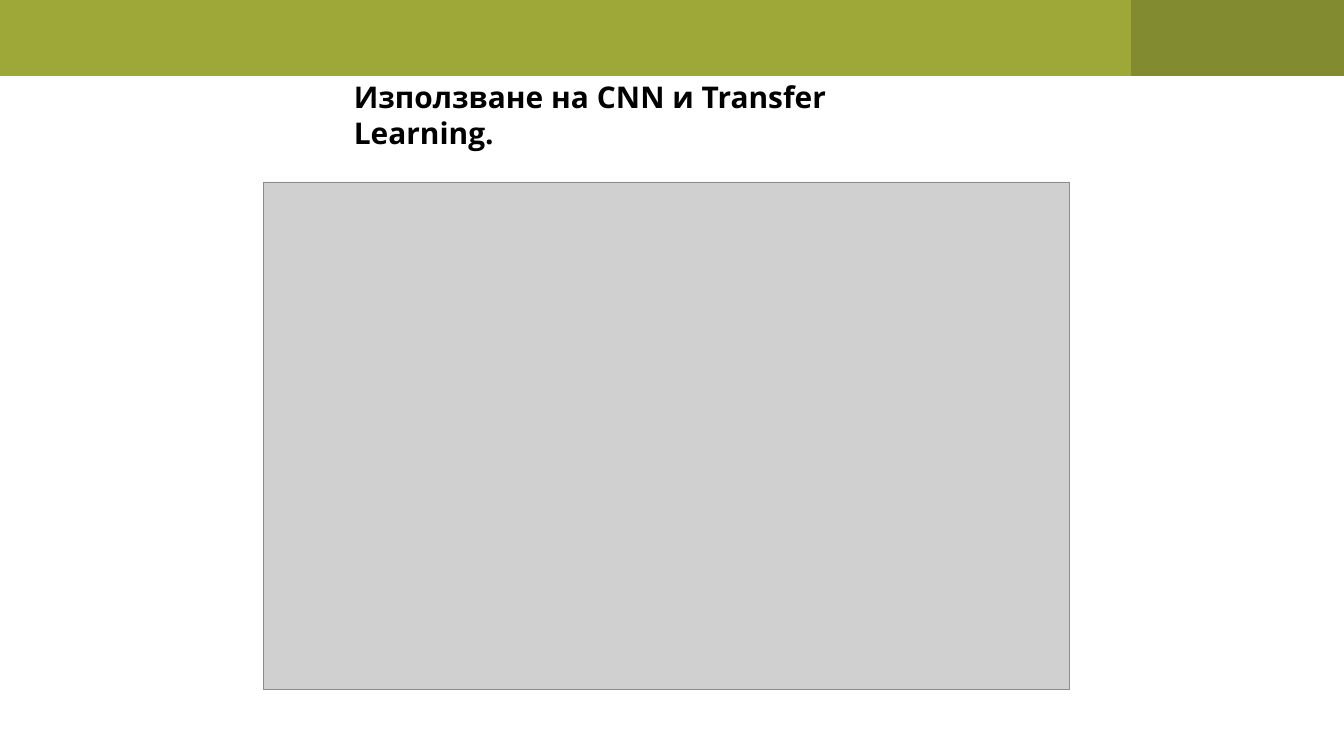
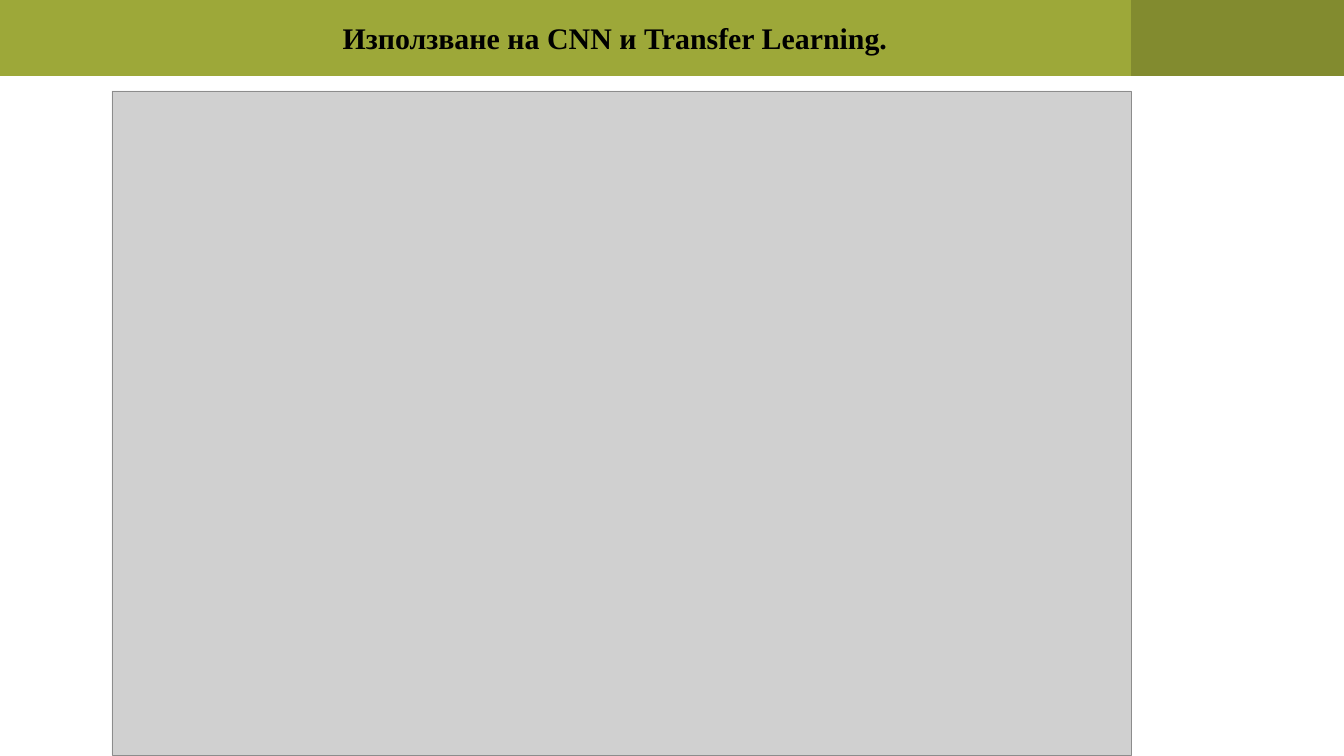
Before and after one commit to pgee-dzi2024/ThemePP_2602, a slide deck: slide 4 of DR/презентация.pptx. Drawn at 1344x756 pixels with LibreOffice and Linux fonts; fonts in the diff are those of the drawing; grey boxes stand for pictures. Boxes give left, top, right and bottom in pixels: in the first picture for what was removed or moved away, otherwise in the second. Text is boxed around its words. In the diff, an @@ line names an element or a change of style, - is before the commit and + after.

```diff
--- a/DR/презентация.pptx
+++ b/DR/презентация.pptx
@@ text "Използване на CNN и Transfer ...": place and size @@
-text "Използване на CNN и Transfer ..." at box(354, 85, 826, 152)
+text "Използване на CNN и Transfer ..." at box(343, 28, 887, 55)
@@ text "Използване на CNN и Transfer ..." at box(343, 28, 887, 55): font Open Sans to Times New Roman @@
@@ picture: place and size @@
-picture at box(263, 182, 1070, 689)
+picture at box(112, 91, 1132, 755)
```
Also in this commit, not shown: 6 other slides changed, 2 slides added, 2 slides removed.
